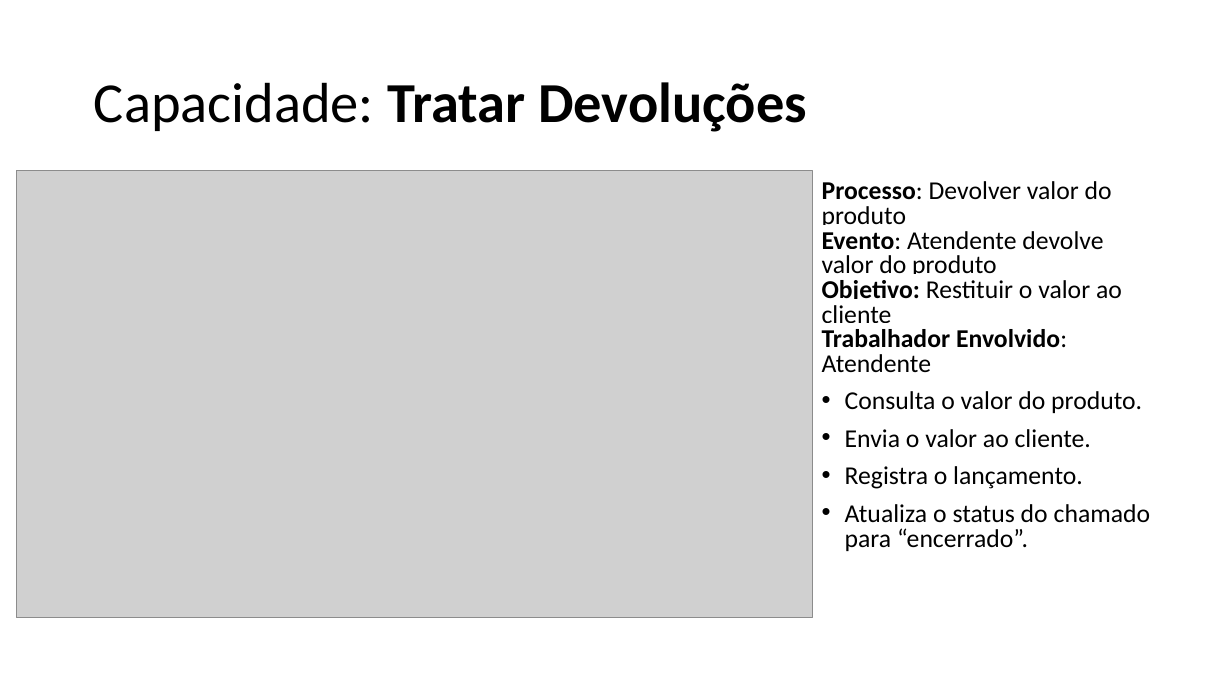
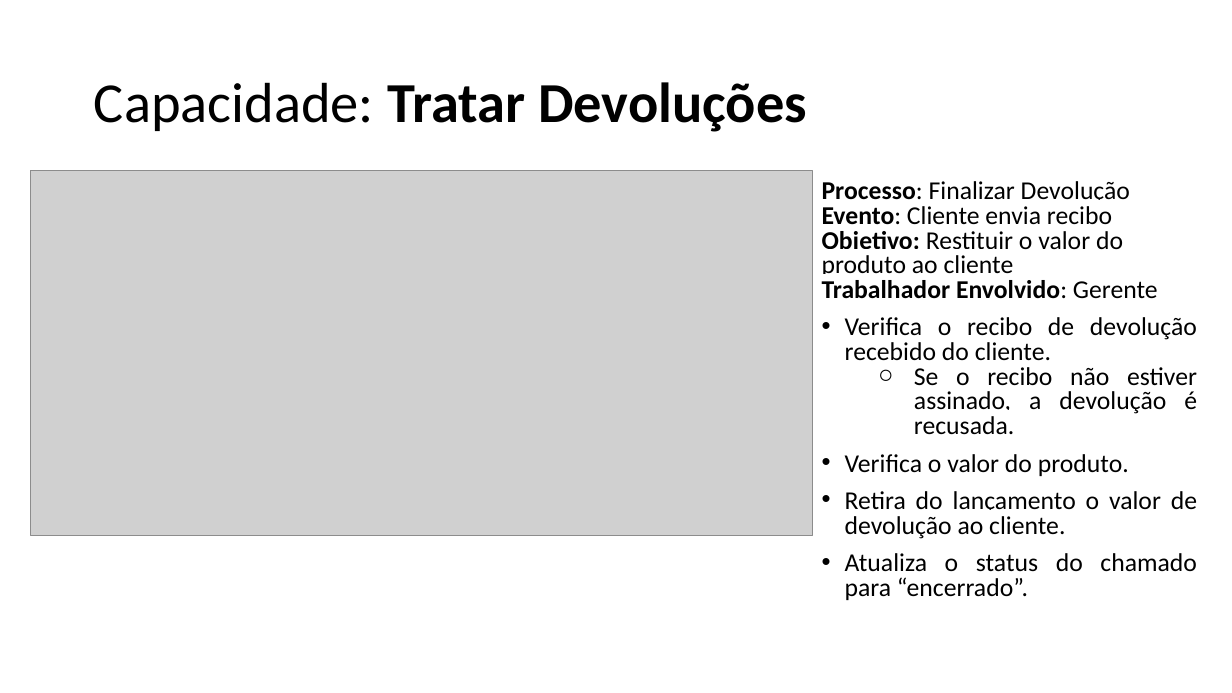
Before and after one commit to emersonsoaresdasilva/projeto-ope, a slide deck: slide 14 of 18-Descrição dos Processos de Negócio.pptx (slide 17 before the commit). Drawn at 1232x693 pixels with LibreOffice and Linux fonts; fonts in the diff are those of the drawing; grey boxes stand for pictures. Boxes give left, top, right and bottom in pixels: in the first picture for what was removed or moved away, otherwise in the second. Text is boxed around its words. In the diff, an @@ line names an element or a change of style, - is before the commit and + after.

```diff
--- a/18-Descrição dos Processos de Negócio.pptx
+++ b/18-Descrição dos Processos de Negócio.pptx
@@ picture: place and size @@
-picture at (17,171,812,618)
+picture at (30,171,812,536)
@@ text at (822,181,1197,539): text changed @@
-Processo: Devolver valor do produto
-Evento: Atendente devolve valor do produto
-Objetivo: Restituir o valor ao cliente
-Trabalhador Envolvido: Atendente
-• Consulta o valor do produto.
-• Envia o valor ao cliente.
-• Registra o lançamento.
+Processo: Finalizar Devolução
+Evento: Cliente envia recibo
+Objetivo: Restituir o valor do produto ao cliente
+Trabalhador Envolvido: Gerente
+• Verifica o recibo de devolução recebido do cliente.
+  ○ Se o recibo não estiver assinado, a devolução é recusada.
+• Verifica o valor do produto.
+• Retira do lançamento o valor de devolução ao cliente.
```
Also in this commit, not shown: 18 other slides changed, 4 slides added, 10 slides removed, 49 other files.
